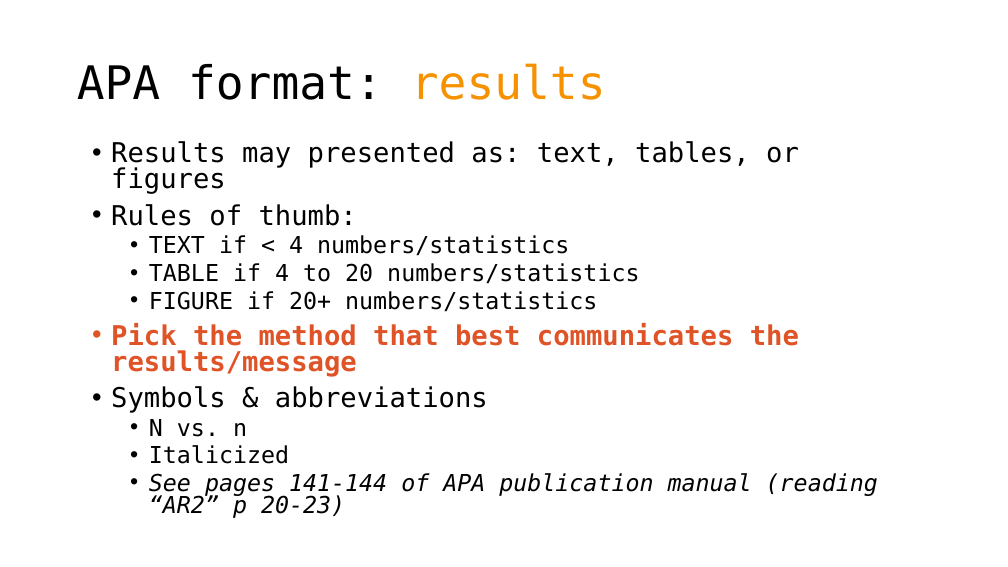
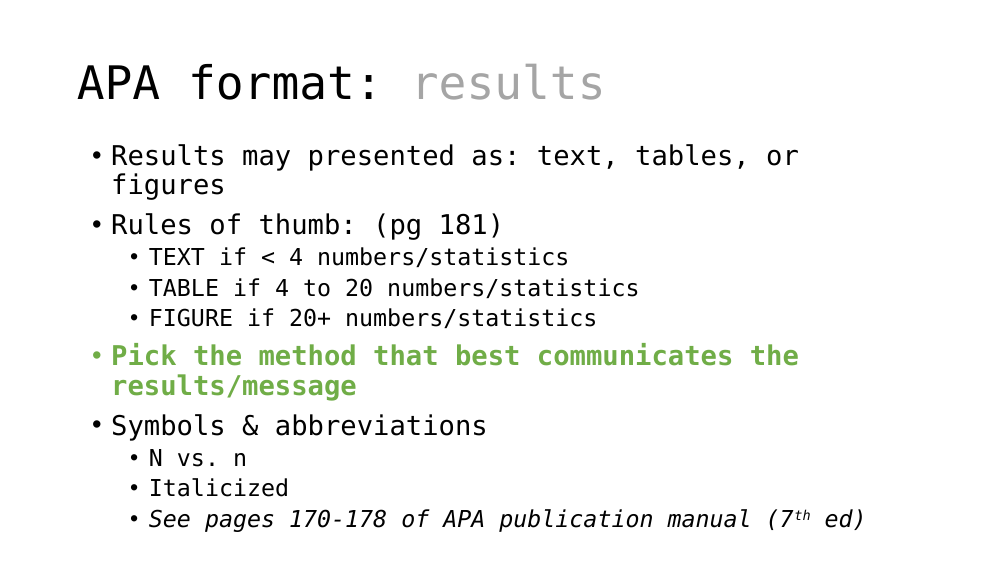
Before and after one commit to CEHS-research/PSY-6600_public, a slide deck: slide 6 of slides/ch0_apa_6th.pptx (slide 8 before the commit). Drawn at 1008x567 pixels with LibreOffice and Linux fonts; fonts in the diff are those of the drawing. Boxes give left, top, right and bottom in pixels: in the first picture for what was removed or moved away, otherwise in the second. Text is boxed around its words. In the diff, an @@ line names an element or a change of style, - is before the commit and + after.

```diff
--- a/slides/ch0_apa_6th.pptx
+++ b/slides/ch0_apa_6th.pptx
@@ title "APA format: results" at (77,64,606,100): text colour #F69200 to #A5A5A5 in "results" @@
@@ text at (111,144,799,497): text colour #DF5327 to #70AD47 in "Pick the method that best communicates the ..."; line spacing 0.8 to 0.9 @@
@@ text at (111,213,505,240): text changed @@
-• Rules of thumb:
+• Rules of thumb: (pg 181)
@@ text at (149,509,867,532): text changed @@
-  • See pages 141-144 of APA publication manual (reading “AR2” p 20-23)
+  • See pages 170-178 of APA publication manual (7th ed)
```
Also in this commit, not shown: 6 other slides changed, 4 slides removed, 2 other files.
